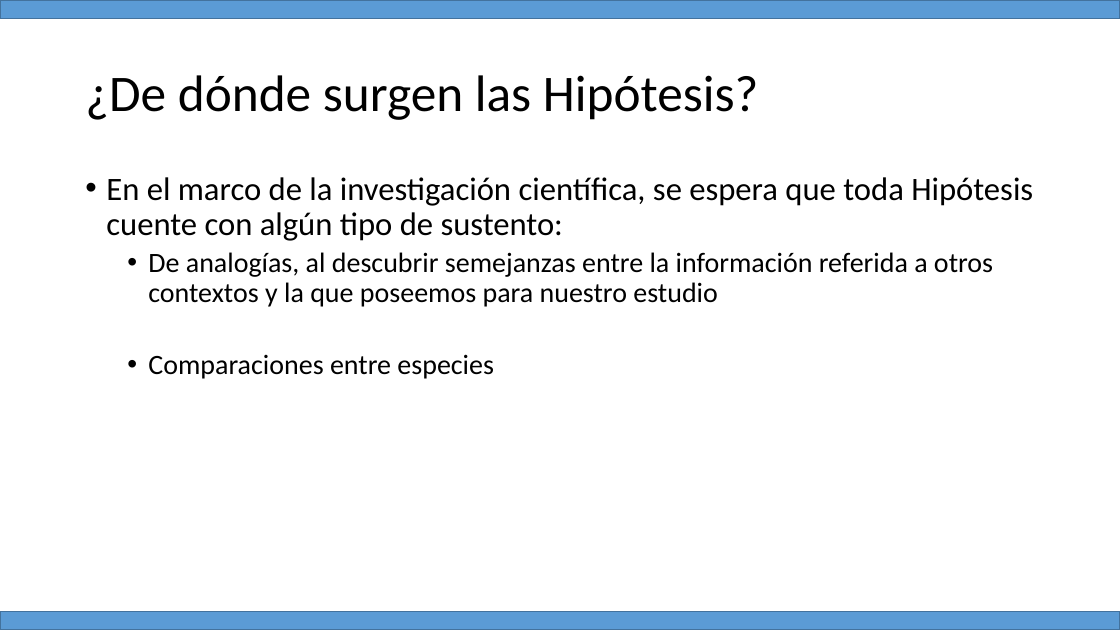
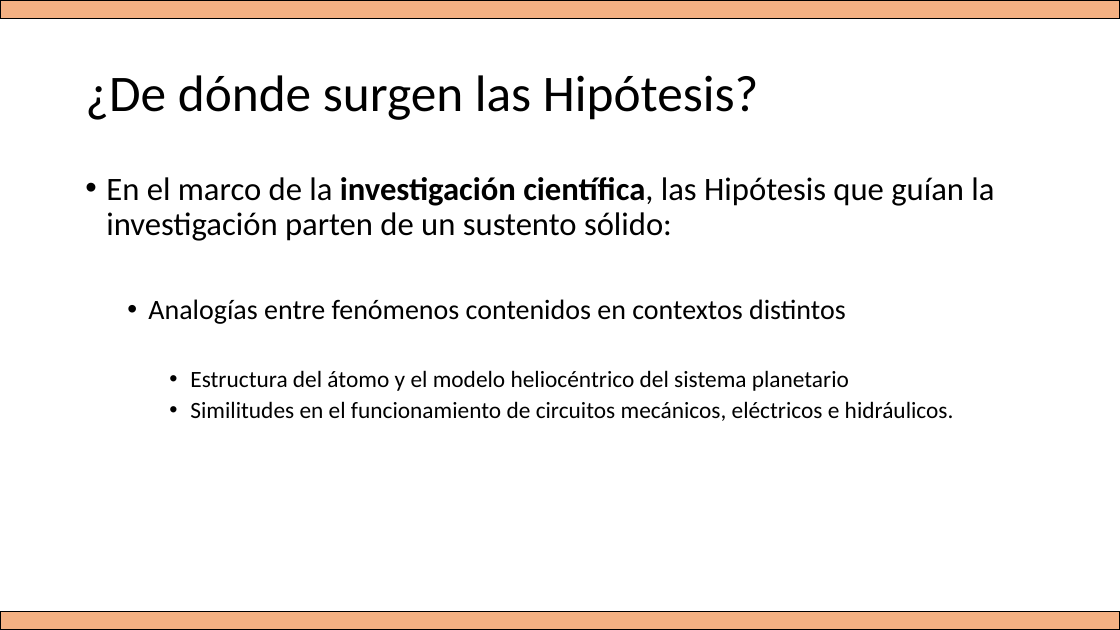
Before and after one commit to Adrifelcha/afchavez-019, a slide deck: slide 17 of JeanPiaget/ClaseMuestra/Hipotesis_Variables.pptx (slide 15 before the commit). Drawn at 1120x630 pixels with LibreOffice and Linux fonts; fonts in the diff are those of the drawing. Boxes give left, top, right and bottom in pixels: in the first picture for what was removed or moved away, otherwise in the second. Text is boxed around its words. In the diff, an @@ line names an element or a change of style, - is before the commit and + after.

```diff
--- a/JeanPiaget/ClaseMuestra/Hipotesis_Variables.pptx
+++ b/JeanPiaget/ClaseMuestra/Hipotesis_Variables.pptx
@@ rectangle at [0, 0, 1120, 18]: fill #5B9BD5 to #F4B183; outline #43739E 1 pt to #000000 1 pt @@
@@ text at [106, 177, 994, 421]: text changed; size 24 to 20 pt @@
-• En el marco de la investigación científica, se espera que toda Hipótesis cuente con algún tipo de sustento:
-  • De analogías, al descubrir semejanzas entre la información referida a otros contextos y la que poseemos para nuestro estudio
-  • Comparaciones entre especies
+• En el marco de la investigación científica, las Hipótesis que guían la investigación parten de un sustento sólido:
+  • Analogías entre fenómenos contenidos en contextos distintos
+    • Estructura del átomo y el modelo heliocéntrico del sistema planetario
+    • Similitudes en el funcionamiento de circuitos mecánicos, eléctricos e hidráulicos.
@@ rectangle at [0, 612, 1120, 630]: fill #5B9BD5 to #F4B183; outline #43739E 1 pt to #000000 1 pt @@
```
Also in this commit, not shown: 10 other slides changed, 3 slides added, 2 slides removed.
